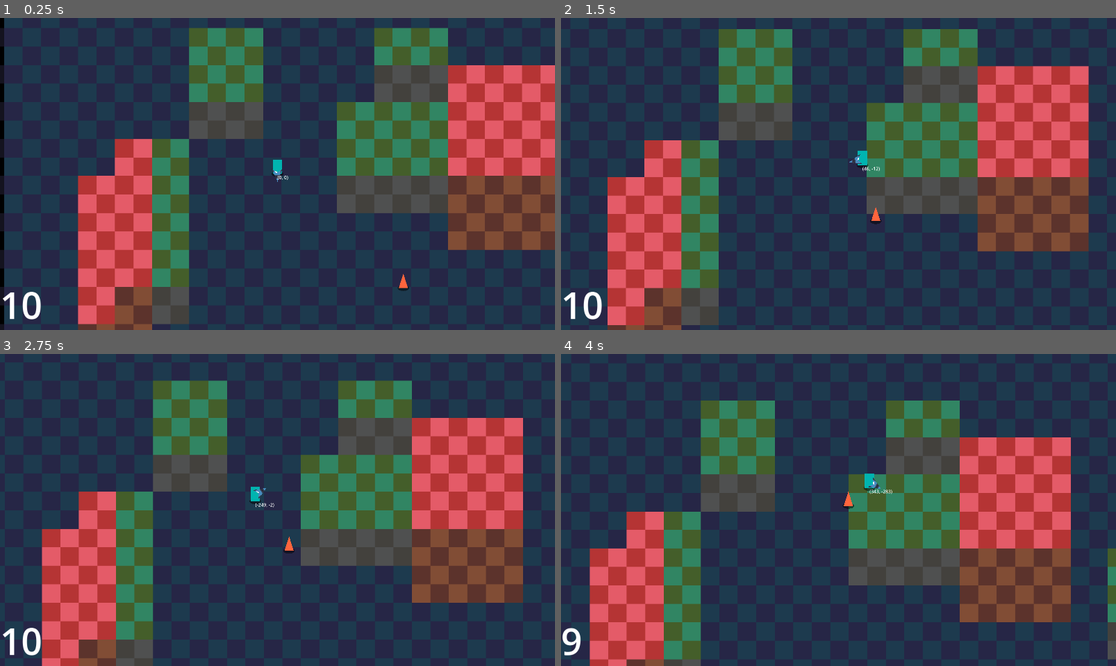
Above: before the commit, frames 1-4 (two rows, left to right).
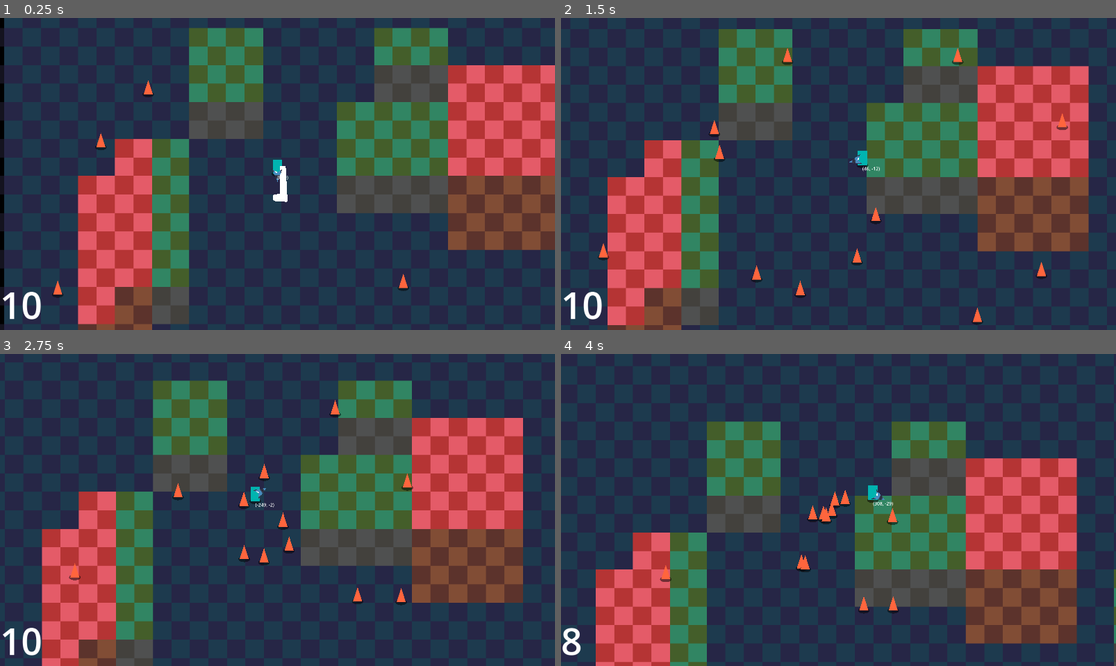
Above: after the commit, the same moments.

Repository: CaptainCronch/godot-wild-jam-94
Game: Godot game, scene res://environment/world.tscn
The game is run twice, just before and just after one commit, with the same random seed, the same clock (stepped at 60 frames per second) and the same inputs. The engine's default icon, where the game draws it, is replaced by a stand-in: a white triangle on a blue panel in a dark square.
Inputs (mouse positions are in pixels of both pictures, inside the frame that each line leads up to):
- Up to frame 1 (0.25 s): no input
- Up to frame 2 (1.5 s): move the mouse to (960, 158) at 0.52 s; hold D (right) from 0.53 s (still down); tap F (f) at 0.6 s; tap W (up) at 0.77, 1.07 s; tap Shift (shift) at 0.8, 1.35 s; move the mouse to (727, 189) at 1.27 s
- Up to frame 3 (2.75 s): tap W (up) at 1.52, 1.55, 1.82, 2.1 s; move the mouse to (333, 441) at 2.02 s; release D (right) at 2.03 s; hold A (left) from 2.03 s (still down); tap F (f) at 2.3 s
- Up to frame 4 (4 s): move the mouse to (810, 572) at 2.77 s; release A (left) at 2.78 s; hold D (right) from 2.78 s (still down); tap F (f) at 2.85 s; tap W (up) at 3.02, 3.32, 3.77, 3.8 s; tap Shift (shift) at 3.05 s; move the mouse to (1005, 556) at 3.52 s; click (1005, 556) at 3.6 s

The runs differ from the first frame. In frame 1, 0.3% of the frame differs, in the area x 9-52%, y 20-90%; in frame 2, 0.6%; in frame 3, 0.6%; in frame 4, 33%, in the area x 0-100%, y 14-100%.

Commit message:
multi-kicking and kick knockback

Diff:
--- a/components/health_component.gd
+++ b/components/health_component.gd
@@ -31,12 +31,12 @@
 
 func damage(attack: Attack):
 	if dead: return
+	if not invincibility_timer.is_stopped(): return
 	if attack.stun_time > 0.0: stun(attack)
 	if target is CharacterBody2D:
 		#target.velocity += global_position.direction_to(attack.attack_position) * attack.knockback_force
 		target.velocity += attack.attack_direction * attack.knockback_force
 	if attack.attack_damage <= 0: return
-	if not invincibility_timer.is_stopped(): return
 	var total_attack := attack.attack_damage
 	if total_attack <= 0:
 		#spawn_number_popup("BLOCKED!!", blocked_color)
--- a/components/hurtbox_component.gd
+++ b/components/hurtbox_component.gd
@@ -5,6 +5,7 @@
 
 @export var attack: Attack
 @export var updates := true
+@export var multihit := false
 #@export var detection_groups: PackedStringArray
 #@export var flash_speed := 0.1
 
@@ -28,7 +29,8 @@
 	check_collision()
 
 
-func check_collision() -> void:
+func check_collision() -> bool:
+	var hit_anything := false
 	for area in get_overlapping_areas():
 		if area is HitboxComponent:
 			#for group in detection_groups:
@@ -47,4 +49,7 @@
 							else:
 								hit.emit(area)
 								area.damage(attack)
-							break
+
+							hit_anything = true
+							if not multihit: break
+	return hit_anything
--- a/environment/world.tscn
+++ b/environment/world.tscn
@@ -66,3 +66,36 @@
 
 [node name="Shambler" parent="." unique_id=1956631853 instance=ExtResource("4_sf4n2")]
 position = Vector2(1153, 1053)
+
+[node name="Shambler2" parent="." unique_id=94378796 instance=ExtResource("4_sf4n2")]
+position = Vector2(966, 1266)
+
+[node name="Shambler3" parent="." unique_id=534551835 instance=ExtResource("4_sf4n2")]
+position = Vector2(595, 1388)
+
+[node name="Shambler4" parent="." unique_id=1107464768 instance=ExtResource("4_sf4n2")]
+position = Vector2(328, 1287)
+
+[node name="Shambler5" parent="." unique_id=27641501 instance=ExtResource("4_sf4n2")]
+position = Vector2(-103, 1069)
+
+[node name="Shambler6" parent="." unique_id=2027205808 instance=ExtResource("4_sf4n2")]
+position = Vector2(42, 535)
+
+[node name="Shambler7" parent="." unique_id=326340017 instance=ExtResource("4_sf4n2")]
+position = Vector2(211, 338)
+
+[node name="Shambler8" parent="." unique_id=1776915573 instance=ExtResource("4_sf4n2")]
+position = Vector2(476, 40)
+
+[node name="Shambler9" parent="." unique_id=1617672738 instance=ExtResource("4_sf4n2")]
+position = Vector2(1480, 27)
+
+[node name="Shambler10" parent="." unique_id=585583901 instance=ExtResource("4_sf4n2")]
+position = Vector2(1916, 403)
+
+[node name="Shambler11" parent="." unique_id=1281345849 instance=ExtResource("4_sf4n2")]
+position = Vector2(1815, 1134)
+
+[node name="Shambler12" parent="." unique_id=232617839 instance=ExtResource("4_sf4n2")]
+position = Vector2(1527, 1386)
--- a/player/player.gd
+++ b/player/player.gd
@@ -6,11 +6,13 @@
 const BASE_DIVE_JUMP_BOOST := -5.0
 const JUMP_BUFFER := 30.0
 const COYOTE_TIME := 0.1
+const KICK_SELF_KNOCKBACK := 500.0
 
 @export var plat_comp: PlatformerComponent
 @export var health_comp: HealthComponent
 @export var hurtbox: HurtBoxComponent
 @export var sprite: Polygon2D
+@export var leg: Polygon2D
 @export var weapon: Weapon
 @export var weapon_holder: Node2D
 @export var camera_holder: CameraHolder
@@ -129,7 +131,12 @@
 
 func kick() -> void:
 	hurtbox.attack.attack_direction = Vector2.RIGHT.rotated(weapon_holder.rotation)
-	hurtbox.check_collision()
+	if hurtbox.check_collision():
+		velocity += Vector2.RIGHT.rotated(weapon_holder.rotation) * KICK_SELF_KNOCKBACK * -1
+
+	leg.modulate = Color.WHITE
+	await get_tree().create_timer(0.1).timeout
+	leg.modulate = Color.TRANSPARENT
 	#hurtbox.collider.disabled = false
 	#await get_tree().create_timer(0.1).timeout
 	#hurtbox.collider.disabled = true
--- a/player/player.tscn
+++ b/player/player.tscn
@@ -32,7 +32,7 @@
 [sub_resource type="CircleShape2D" id="CircleShape2D_rgyib"]
 radius = 13.0
 
-[node name="Player" type="CharacterBody2D" unique_id=903901623 node_paths=PackedStringArray("plat_comp", "health_comp", "hurtbox", "sprite", "weapon", "weapon_holder", "camera_holder", "debug_text")]
+[node name="Player" type="CharacterBody2D" unique_id=903901623 node_paths=PackedStringArray("plat_comp", "health_comp", "hurtbox", "sprite", "leg", "weapon", "weapon_holder", "camera_holder", "debug_text")]
 collision_layer = 16
 collision_mask = 15
 script = ExtResource("1_oul6g")
@@ -40,6 +40,7 @@
 health_comp = NodePath("HealthComponent")
 hurtbox = NodePath("HurtboxComponent")
 sprite = NodePath("Puppet/Sprite")
+leg = NodePath("Puppet/WeaponHolder/Leg")
 weapon = NodePath("Weapon")
 weapon_holder = NodePath("Puppet/WeaponHolder")
 camera_holder = NodePath("Puppet/CameraHolder")
@@ -71,6 +72,7 @@
 collision_mask = 32
 attack = SubResource("Resource_kb6p2")
 updates = false
+multihit = true
 
 [node name="CollisionShape2D" type="CollisionShape2D" parent="HurtboxComponent" unique_id=1696951197]
 position = Vector2(56, 0)
@@ -87,6 +89,10 @@
 
 [node name="WeaponHolder" type="Node2D" parent="Puppet" unique_id=650286921]
 position = Vector2(0, -20.43)
+
+[node name="Leg" type="Polygon2D" parent="Puppet/WeaponHolder" unique_id=1481174697]
+position = Vector2(0, 20.43)
+polygon = PackedVector2Array(-7, -12, 89, -11, 91, -31, 95, -36, 105, -37, 108, -36, 113, -33, 116, -24, 116, -15, 116, -7, 116, 3, 117, 8, 117, 11, 114, 14, 108, 14, -8, 8)
 
 [node name="Polygon2D" type="Polygon2D" parent="Puppet/WeaponHolder" unique_id=1296291824]
 texture_repeat = 2
--- a/player/weapons/revolver_bullet.tscn
+++ b/player/weapons/revolver_bullet.tscn
@@ -13,8 +13,8 @@
 
 [sub_resource type="Resource" id="Resource_14enh"]
 script = ExtResource("2_q0wpf")
-attack_damage = 1
-knockback_force = 500.0
+attack_damage = 5
+knockback_force = 700.0
 stun_time = 0.1
 size = 128.0
 metadata/_custom_type_script = "uid://crg4f1ccw336i"
